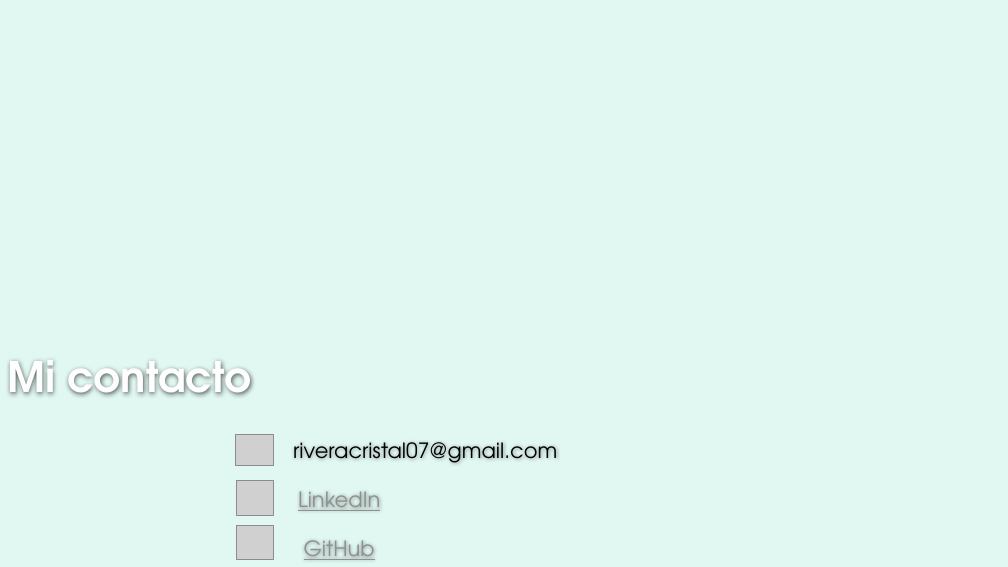
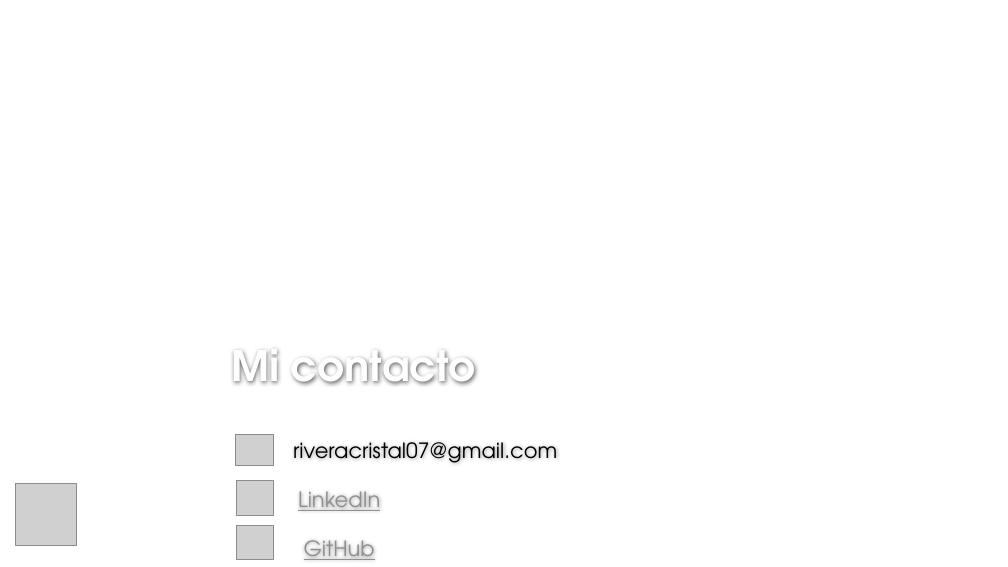
Before and after one commit to mcag2099/Taller_IEEE_Siendo_Creativos_R, a slide deck: slide 15 of Ppt_rmarkdown_shiny.pptx (slide 13 before the commit). Drawn at 1008x567 pixels with LibreOffice and Linux fonts; fonts in the diff are those of the drawing; grey boxes stand for pictures; background and template pictures are left out. Boxes give left, top, right and bottom in pixels: in the first picture for what was removed or moved away, otherwise in the second. Text is boxed around its words. In the diff, an @@ line names an element or a change of style, - is before the commit and + after.

```diff
--- a/Ppt_rmarkdown_shiny.pptx
+++ b/Ppt_rmarkdown_shiny.pptx
@@ background #E1F7F1 to #FFFFFF @@
@@ title "Mi contacto": place and size @@
-title "Mi contacto" at box(8, 362, 252, 395)
+title "Mi contacto" at box(231, 350, 476, 385)
@@ picture added at box(15, 483, 76, 545) @@
```
Also in this commit, not shown: 11 other slides changed, 3 slides added, 1 slide removed, 6 other files.
